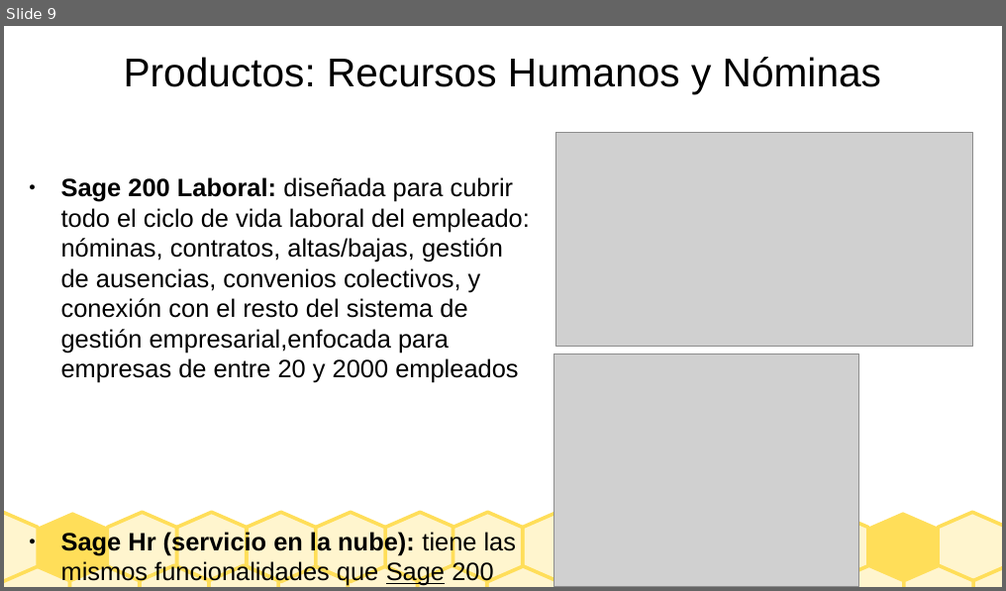
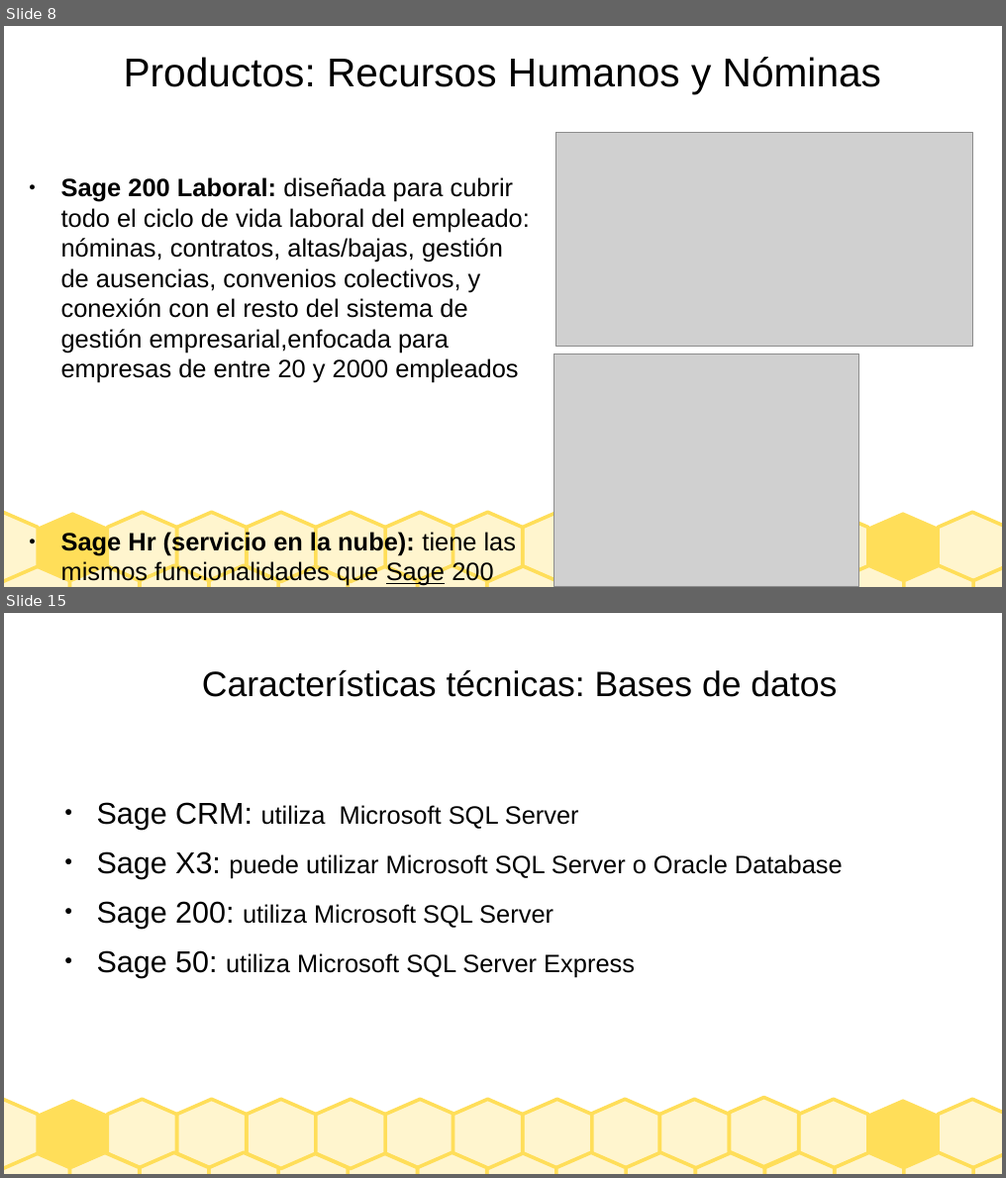
Before and after one commit to Borja-68/asignaturas, a slide deck: sistemas empresa/Presentacion_SAGE.odp. Shown one above the other, each under a label of ours: slide 9 before the commit, slides 8 and 15 after it; the slides between them are not shown. The pictures are 1006x591 and 1006x1178 pixels, drawn with LibreOffice and Linux fonts; fonts in the diff are those of the drawing; grey boxes stand for pictures. Boxes give left, top, right and bottom in pixels: in the first picture for what was removed or moved away, otherwise in the second. Text is boxed around its words. In the diff, an @@ line names an element or a change of style, - is before the commit and + after.

```diff
--- a/sistemas empresa/Presentacion_SAGE.odp
+++ b/sistemas empresa/Presentacion_SAGE.odp
@@ slide 15 added at (4, 613, 1002, 1174), background #FFFFFF; not listed: 27 template elements that a slide beside it also shows @@
@@ title added at (202, 669, 837, 697), 28 pt, text #000000 @@
+Características técnicas: Bases de datos
@@ text added at (97, 802, 843, 978), 20 pt, text #000000 @@
+● Sage CRM: utiliza Microsoft SQL Server
+● Sage X3: puede utilizar Microsoft SQL Server o Oracle Database
+● Sage 200: utiliza Microsoft SQL Server
+● Sage 50: utiliza Microsoft SQL Server Express
@@ freeform shape added at (591, 1099, 660, 1169), fill #FFF5CE, outline #FFDE59 2.83 pt @@
@@ freeform shape added at (659, 1099, 730, 1169), fill #FFF5CE, outline #FFDE59 2.83 pt @@
@@ freeform shape added at (730, 1097, 799, 1167), fill #FFF5CE, outline #FFDE59 2.83 pt @@
@@ what was slide 9 is now slide 8 @@
```
Also in this commit, not shown: 9 slides changed, 4 other slides added, 2 other files.
